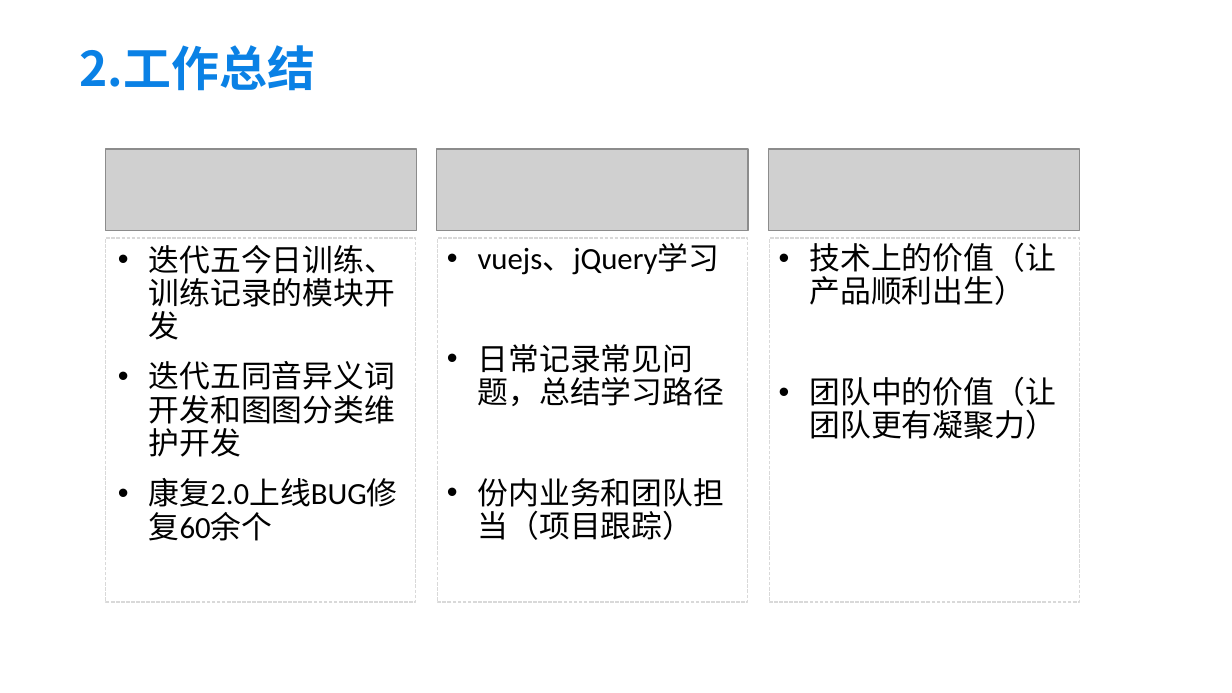
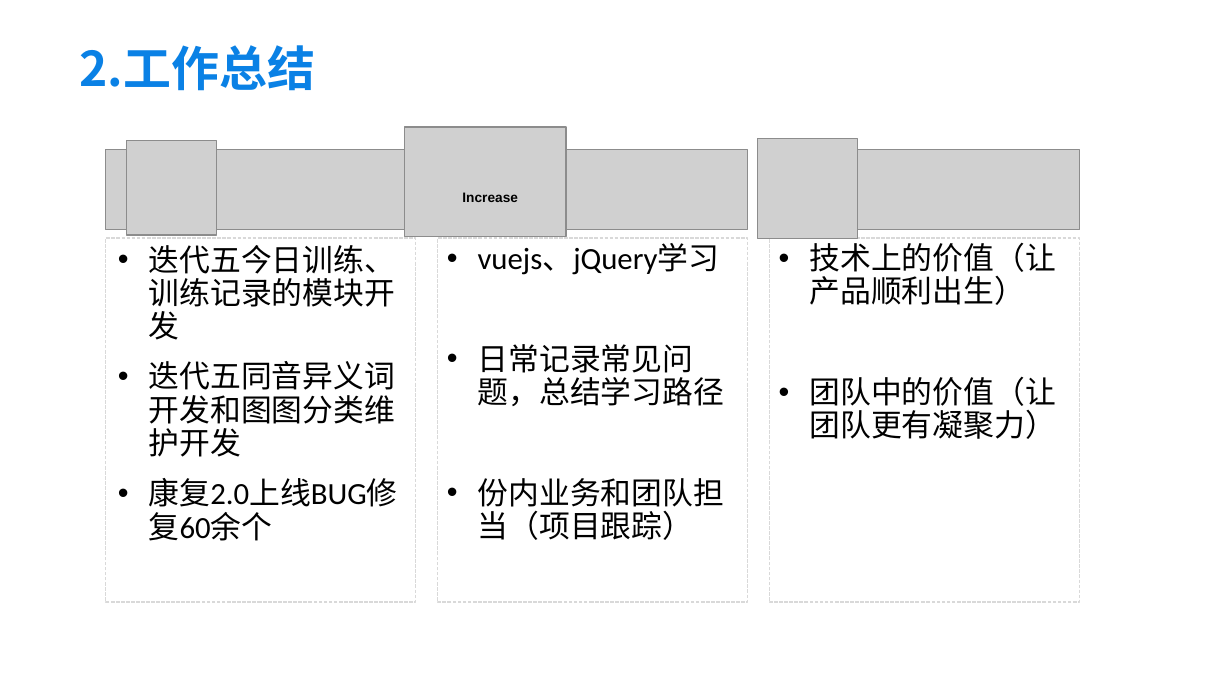
Before and after one commit to gooneyear/lines, a slide deck: slide 4 of positive.ppt. Drawn at 1232x693 pixels with LibreOffice and Linux fonts; fonts in the diff are those of the drawing; grey boxes stand for pictures; background and template pictures are left out. Boxes give left, top, right and bottom in pixels: in the first picture for what was removed or moved away, otherwise in the second. Text is boxed around its words. In the diff, an @@ line names an element or a change of style, - is before the commit and + after.

```diff
--- a/positive.ppt
+++ b/positive.ppt
@@ picture added at bbox=[126, 140, 217, 235] @@
@@ picture added at bbox=[404, 127, 565, 237] @@
@@ picture added at bbox=[758, 138, 857, 238] @@
@@ text added at bbox=[462, 192, 518, 202], 8 pt, text #000000, bold @@
+Increase
```
Also in this commit, not shown: 1 other slide changed, 2 slides added, 2 slides removed.
